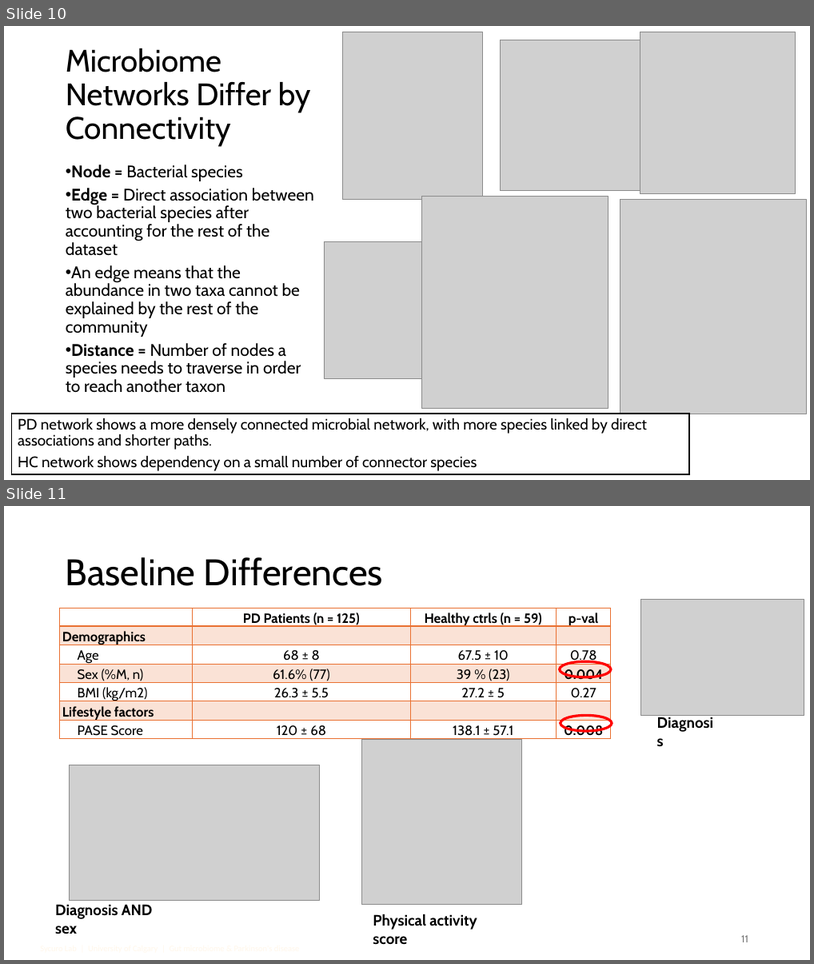
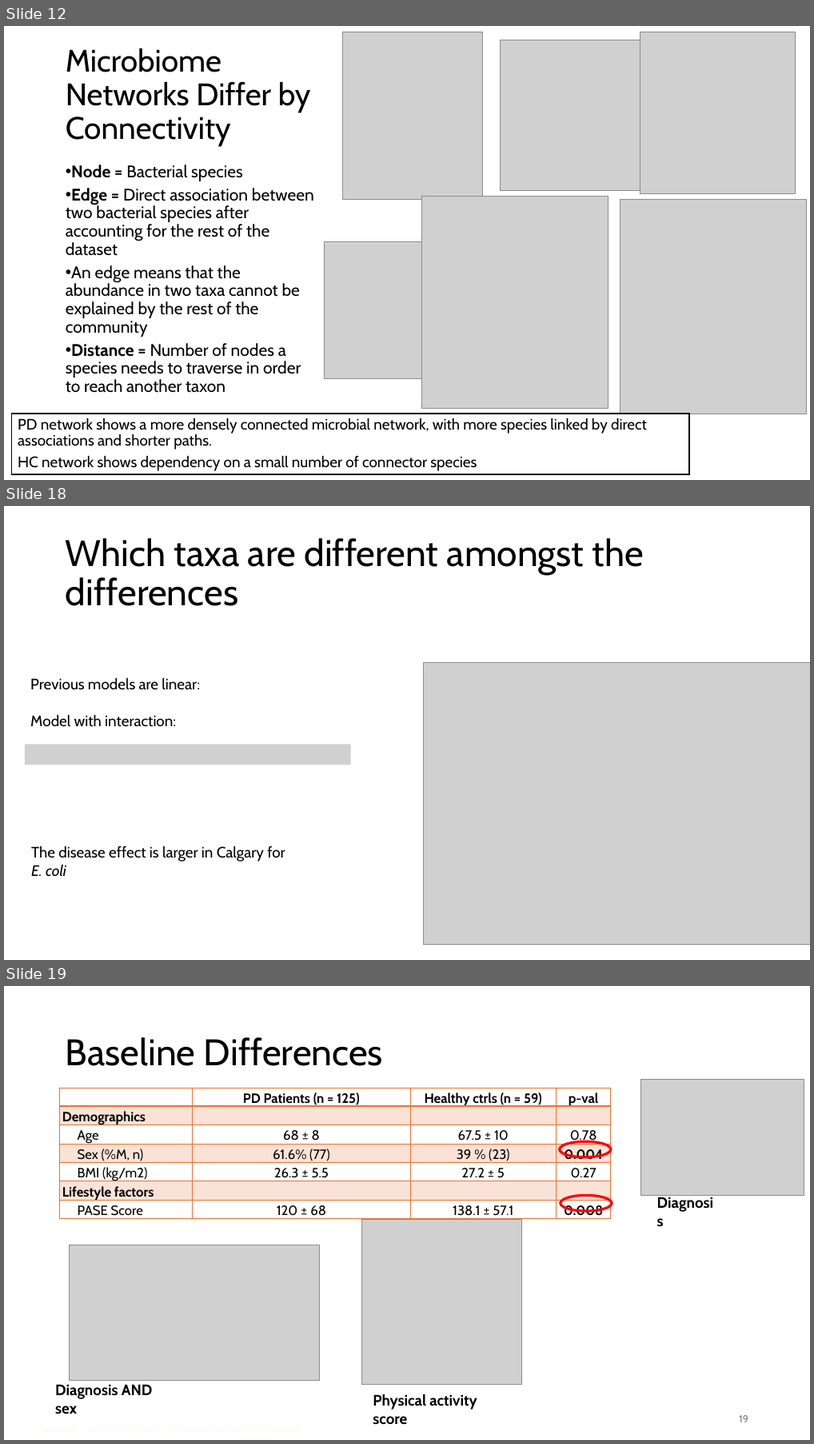
Before and after one commit to dcm9123/MIGUT, a slide deck: PD_update_june_2_2026.pptx. Shown one above the other, each under a label of ours: slides 10 and 11 before the commit, slides 12, 18 and 19 after it; the slides between them are not shown. The pictures are 814x964 and 814x1444 pixels, drawn with LibreOffice and Linux fonts; fonts in the diff are those of the drawing; grey boxes stand for pictures. Boxes give left, top, right and bottom in pixels: in the first picture for what was removed or moved away, otherwise in the second. Text is boxed around its words. In the diff, an @@ line names an element or a change of style, - is before the commit and + after.

```diff
--- a/PD_update_june_2_2026.pptx
+++ b/PD_update_june_2_2026.pptx
@@ slide 18 added at (4,506,810,960), background #FFFFFF @@
@@ title added at (66,538,644,606), 44 pt, text #000000 @@
+Which taxa are different amongst the differences
@@ picture added at (424,662,810,944) @@
@@ text added at (30,677,200,727), 18 pt, text #000000 @@
+Previous models are linear:
+Model with interaction:
@@ picture added at (25,744,351,764) @@
@@ text added at (31,845,286,876), 18 pt, text #000000 @@
+The disease effect is larger in Calgary for
+E. coli
@@ what was slide 10 is now slide 12 @@
@@ what was slide 11 is now slide 19 @@
@@ page number at (739,1415,749,1422): text changed @@
-11
+19
```
Also in this commit, not shown: 7 other slides added, 4 other files.
